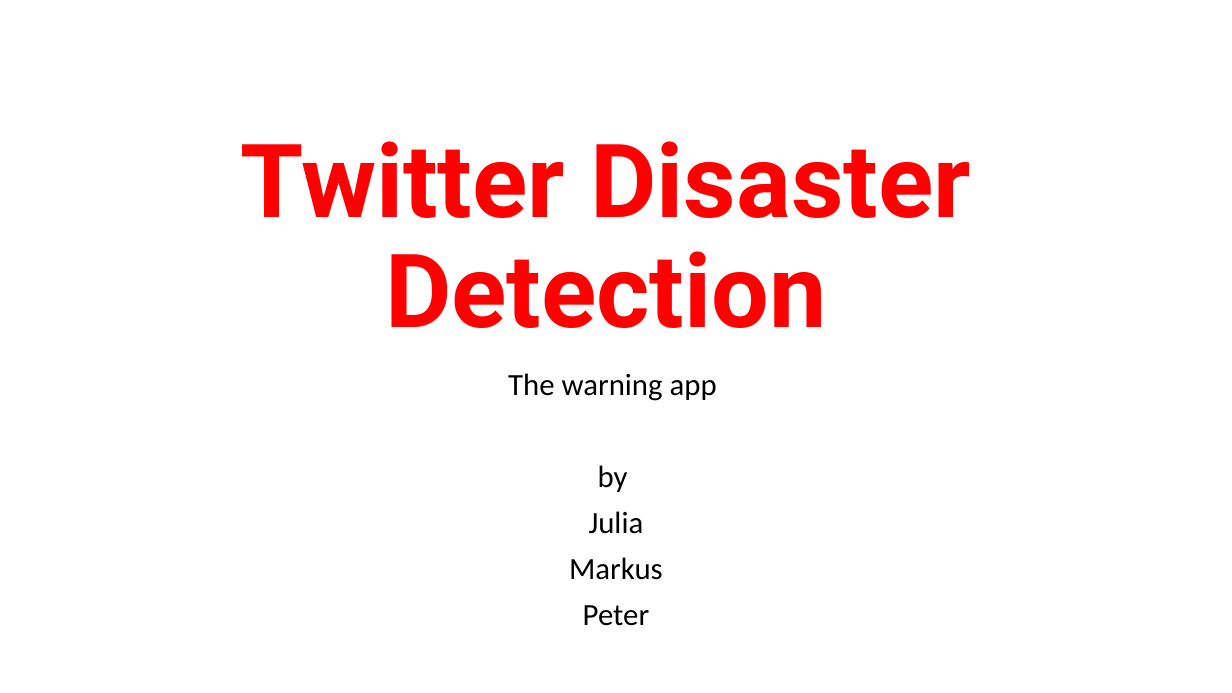
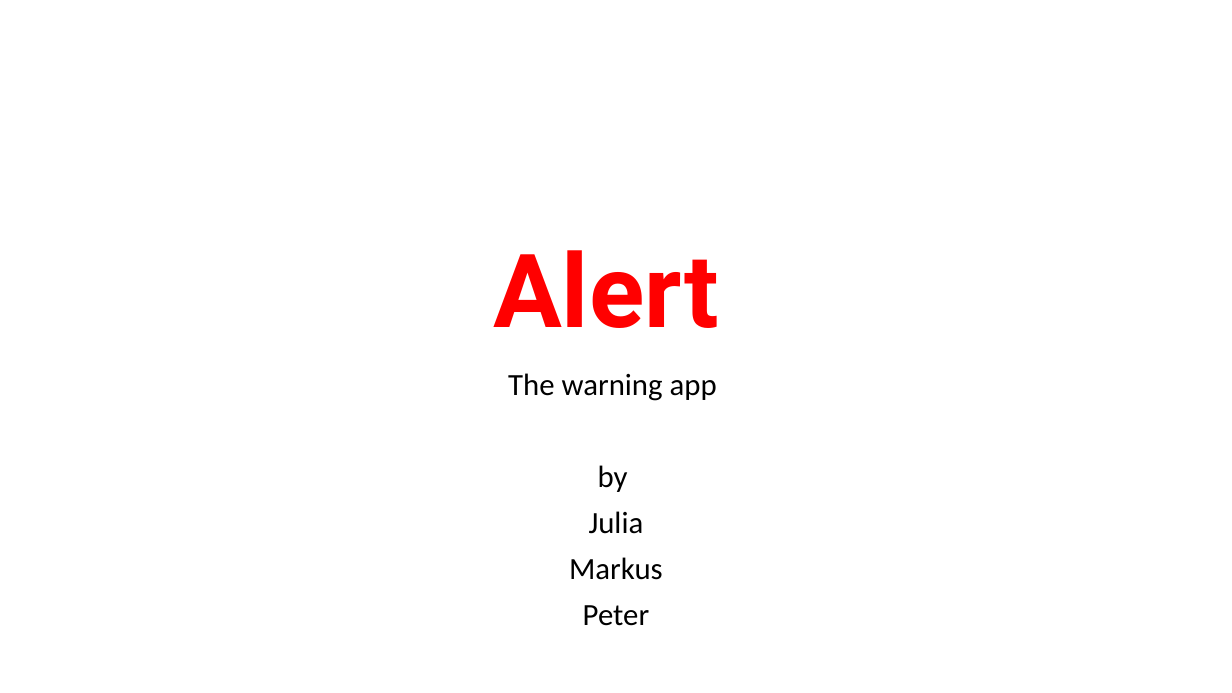
Before and after one commit to julia105/NLP-Project, a slide deck: slide 1 of Presentation Fire.pptx. Drawn at 1232x693 pixels with LibreOffice and Linux fonts; fonts in the diff are those of the drawing. Boxes give left, top, right and bottom in pixels: in the first picture for what was removed or moved away, otherwise in the second. Text is boxed around its words. In the diff, an @@ line names an element or a change of style, - is before the commit and + after.

```diff
--- a/Presentation Fire.pptx
+++ b/Presentation Fire.pptx
@@ title at box(493, 250, 718, 328): text changed @@
-Twitter Disaster Detection
+Alert
```
Also in this commit, not shown: 4 other slides changed, 1 slide removed.
